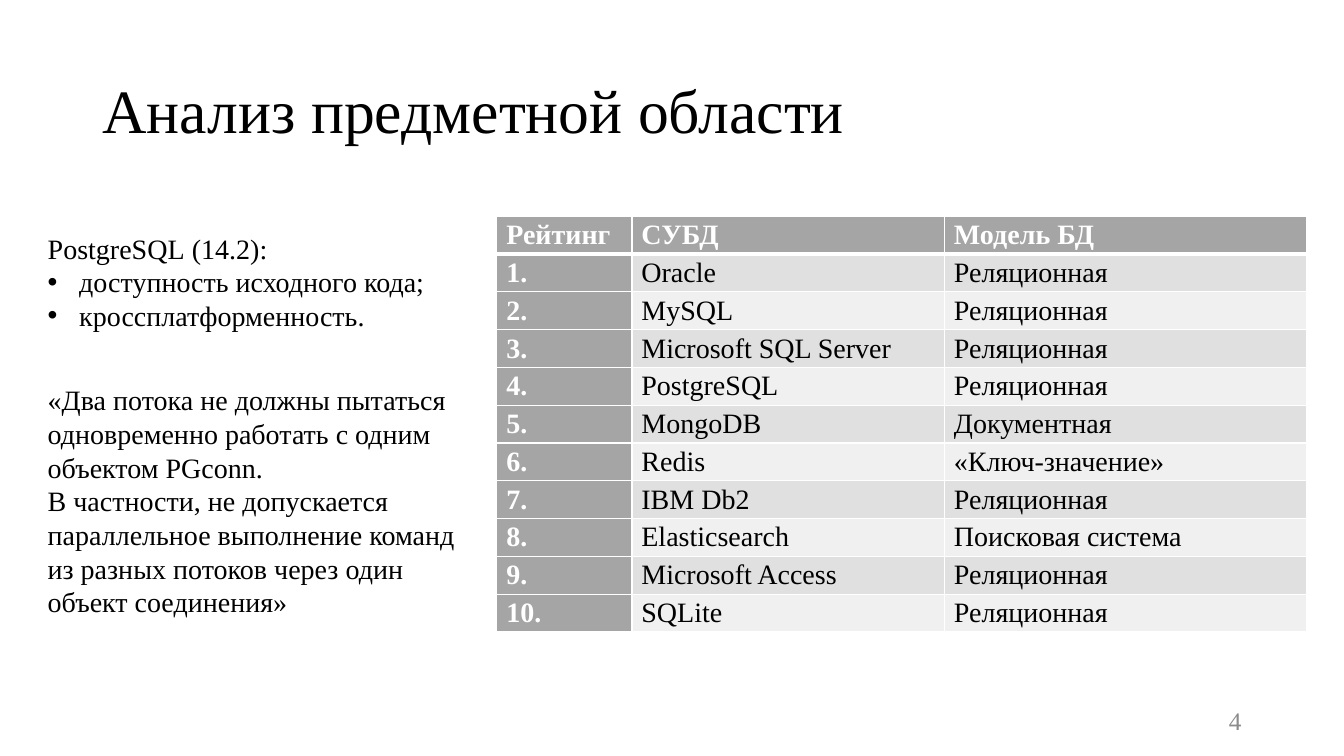
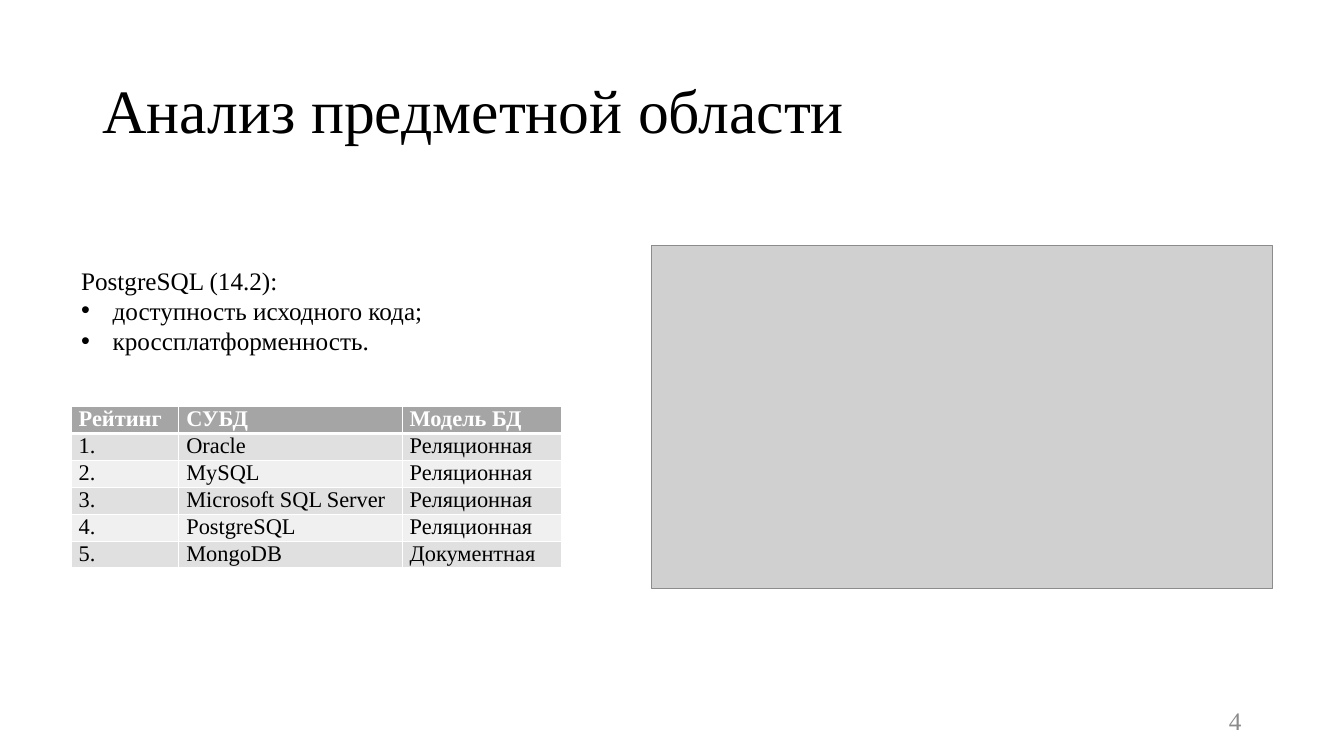
Before and after one commit to platosha-git/Diplom-theory, a slide deck: slide 4 of Презентация.pptx. Drawn at 1344x756 pixels with LibreOffice and Linux fonts; fonts in the diff are those of the drawing; grey boxes stand for pictures. Boxes give left, top, right and bottom in pixels: in the first picture for what was removed or moved away, otherwise in the second. Text is boxed around its words. In the diff, an @@ line names an element or a change of style, - is before the commit and + after.

```diff
--- a/Презентация.pptx
+++ b/Презентация.pptx
@@ text "PostgreSQL (14.2):" moved from (x1=48, y1=240, x2=424, y2=331) to (x1=81, y1=272, x2=422, y2=356) @@
@@ text "PostgreSQL (14.2):" at (x1=81, y1=272, x2=422, y2=356): size 20 to 18 pt @@
@@ picture added at (x1=652, y1=245, x2=1273, y2=589) @@
@@ text removed at (x1=48, y1=391, x2=454, y2=618) @@
-«Два потока не должны пытаться одновременно работать с одним объектом PGconn.
-В частности, не допускается параллельное выполнение команд из разных потоков через один объект соединения»
@@ table at (x1=72, y1=406, x2=563, y2=570) @@
-row 7: 6. | Redis | «Ключ-значение»
-row 8: 7. | IBM Db2 | Реляционная
-row 9: 8. | Elasticsearch | Поисковая система
-row 10: 9. | Microsoft Access | Реляционная
-row 11: 10. | SQLite | Реляционная
@@ table resized from (x1=497, y1=217, x2=1307, y2=633) to (x1=72, y1=406, x2=563, y2=570) @@
```
Also in this commit, not shown: 11 other slides changed, 2 slides added, 4 slides removed, 20 other files.
